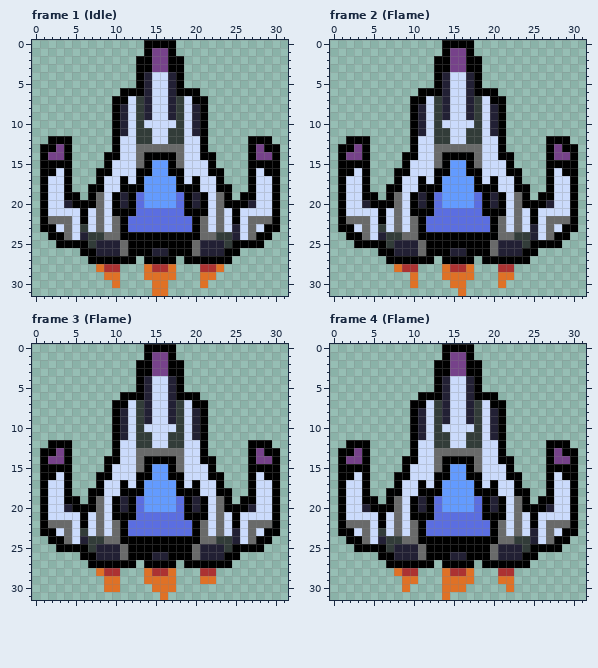
Two states of a pixel-art file, gfx/ship.aseprite. Above: the version before the commit.
32x32 pixels, 4 frames. Shown: frame 1 (Idle), frame 2 (Flame), frame 3 (Flame), frame 4 (Flame).
After:
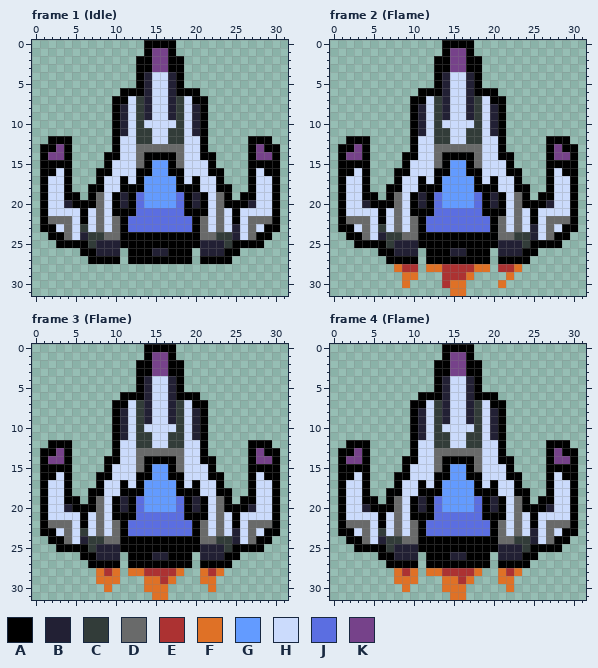
Palette (. is transparent): A #000000  B #222034  C #323c39  D #696a6a  E #ac3232  F #df7126  G #639bff  H #cbdbfc  J #5b6ee1  K #76428a
Commit: feat: animated sprite only when moving
Diff:
{"where": "frame 1 (Idle)"}
{"frame":1,"y":25,"x":11,"old":"D","new":"A"}
{"frame":1,"y":25,"x":20,"old":"D","new":"A"}
{"frame":1,"y":26,"x":11,"old":"D","new":"."}
{"frame":1,"y":26,"x":20,"old":"D","new":"."}
{"frame":1,"y":27,"x":11,"old":"A","new":"."}
{"frame":1,"y":27,"x":13,"old":".","new":"A"}
{"frame":1,"y":27,"x":18,"old":".","new":"A"}
{"frame":1,"y":27,"x":20,"old":"A","new":"."}
{"frame":1,"y":28,"x":8,"old":"FEE","new":"..."}
{"frame":1,"y":28,"x":14,"old":"FEEF","new":"...."}
{"frame":1,"y":28,"x":21,"old":"EEF","new":"..."}
{"frame":1,"y":29,"x":9,"old":"FF","new":".."}
{"frame":1,"y":29,"x":14,"old":"FFFF","new":"...."}
{"frame":1,"y":29,"x":21,"old":"FF","new":".."}
{"frame":1,"y":30,"x":10,"old":"F","new":"."}
{"frame":1,"y":30,"x":15,"old":"FF","new":".."}
{"frame":1,"y":30,"x":21,"old":"F","new":"."}
{"frame":1,"y":31,"x":15,"old":"FF","new":".."}
{"where": "frame 2 (Flame)"}
{"frame":2,"y":25,"x":11,"old":"D","new":"A"}
{"frame":2,"y":25,"x":20,"old":"D","new":"A"}
{"frame":2,"y":26,"x":11,"old":"D","new":"."}
{"frame":2,"y":26,"x":20,"old":"D","new":"."}
{"frame":2,"y":27,"x":11,"old":"A","new":"."}
{"frame":2,"y":27,"x":13,"old":".","new":"A"}
{"frame":2,"y":27,"x":18,"old":".","new":"A"}
{"frame":2,"y":27,"x":20,"old":"A","new":"."}
{"frame":2,"y":28,"x":12,"old":"..F","new":"FFE"}
{"frame":2,"y":28,"x":17,"old":"F..","new":"EFF"}
{"frame":2,"y":28,"x":23,"old":".","new":"F"}
{"frame":2,"y":29,"x":9,"old":".","new":"F"}
{"frame":2,"y":29,"x":14,"old":"FFF","new":"EEE"}
{"frame":2,"y":29,"x":21,"old":"F","new":"."}
{"frame":2,"y":30,"x":9,"old":".F","new":"F."}
{"frame":2,"y":30,"x":14,"old":".","new":"E"}
{"frame":2,"y":31,"x":15,"old":".","new":"F"}
{"where": "frame 3 (Flame)"}
{"frame":3,"y":25,"x":11,"old":"D","new":"A"}
{"frame":3,"y":25,"x":20,"old":"D","new":"A"}
{"frame":3,"y":26,"x":11,"old":"D","new":"."}
{"frame":3,"y":26,"x":20,"old":"D","new":"."}
{"frame":3,"y":27,"x":11,"old":"A","new":"."}
{"frame":3,"y":27,"x":13,"old":".","new":"A"}
{"frame":3,"y":27,"x":18,"old":".","new":"A"}
{"frame":3,"y":27,"x":20,"old":"A","new":"."}
{"frame":3,"y":28,"x":10,"old":"E","new":"F"}
{"frame":3,"y":28,"x":12,"old":"..F","new":"FFE"}
{"frame":3,"y":28,"x":17,"old":"F.","new":"EF"}
{"frame":3,"y":28,"x":21,"old":"E","new":"F"}
{"frame":3,"y":28,"x":23,"old":".","new":"F"}
{"frame":3,"y":29,"x":8,"old":".","new":"F"}
{"frame":3,"y":29,"x":16,"old":"F","new":"E"}
{"frame":3,"y":30,"x":10,"old":"F","new":"."}
{"frame":3,"y":30,"x":14,"old":".","new":"F"}
{"frame":3,"y":30,"x":17,"old":"F","new":"."}
{"frame":3,"y":30,"x":22,"old":".","new":"F"}
{"frame":3,"y":31,"x":15,"old":".","new":"F"}
{"where": "frame 4 (Flame)"}
{"frame":4,"y":25,"x":11,"old":"D","new":"A"}
{"frame":4,"y":25,"x":20,"old":"D","new":"A"}
{"frame":4,"y":26,"x":11,"old":"D","new":"."}
{"frame":4,"y":26,"x":20,"old":"D","new":"."}
{"frame":4,"y":27,"x":11,"old":"A","new":"."}
{"frame":4,"y":27,"x":13,"old":".","new":"A"}
{"frame":4,"y":27,"x":18,"old":".","new":"A"}
{"frame":4,"y":27,"x":20,"old":"A","new":"."}
{"frame":4,"y":28,"x":10,"old":"E","new":"F"}
{"frame":4,"y":28,"x":12,"old":"..F","new":"FFE"}
{"frame":4,"y":28,"x":17,"old":"F.","new":"EF"}
{"frame":4,"y":28,"x":21,"old":"E","new":"F"}
{"frame":4,"y":28,"x":23,"old":".","new":"F"}
{"frame":4,"y":29,"x":8,"old":".","new":"F"}
{"frame":4,"y":29,"x":16,"old":"F","new":"E"}
{"frame":4,"y":31,"x":14,"old":"F..","new":".FF"}
